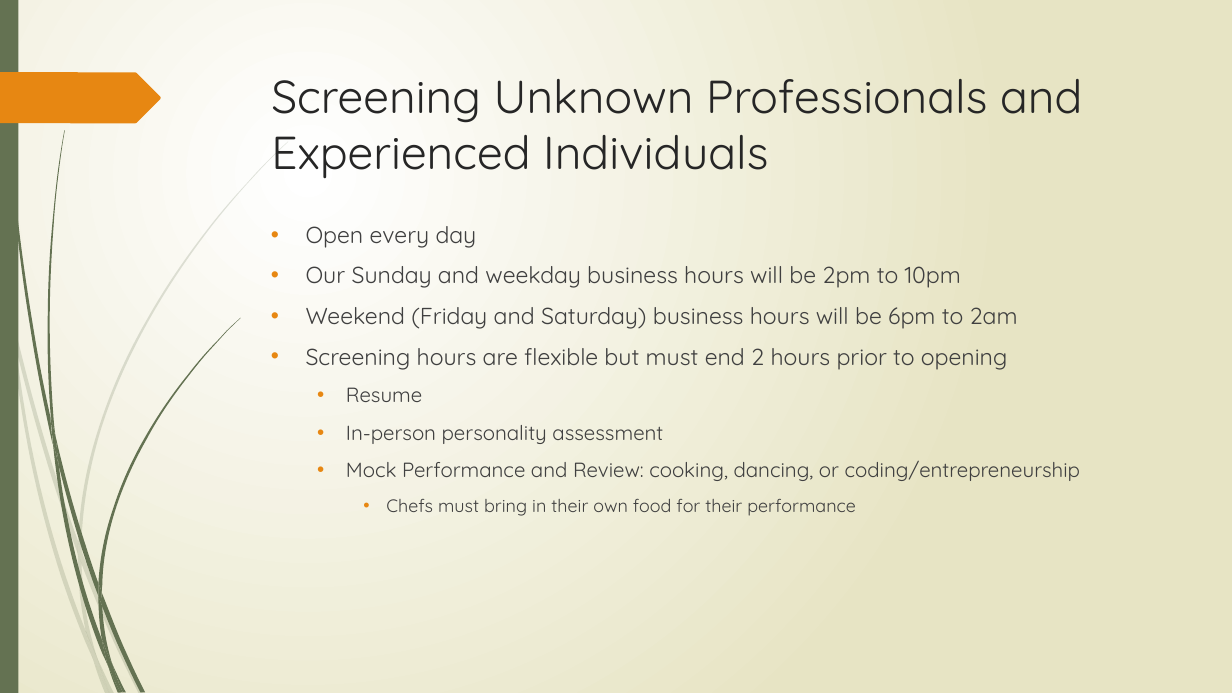
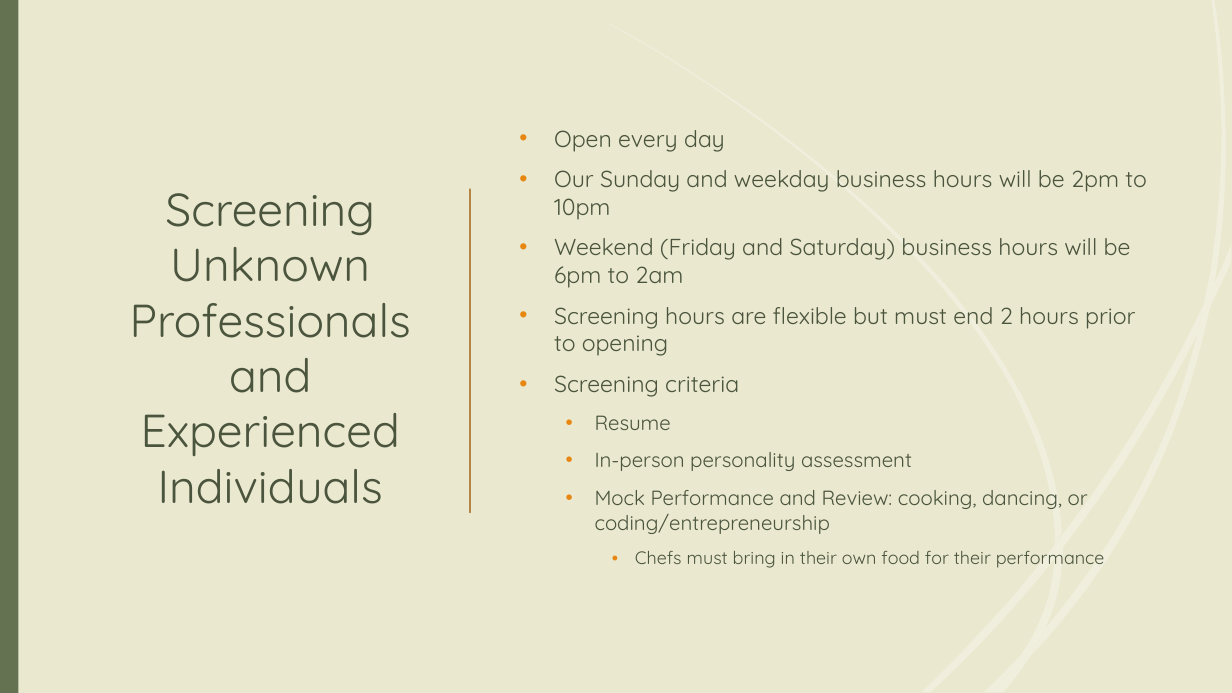
Before and after one commit to tieje/dogen, a slide deck: slide 14 of Presentation/SocialHub_FrancisT_06_23_2020.pptx. Drawn at 1232x693 pixels with LibreOffice and Linux fonts; fonts in the diff are those of the drawing. Boxes give left, top, right and bottom in pixels: in the first picture for what was removed or moved away, otherwise in the second. Text is boxed around its words. In the diff, an @@ line names an element or a change of style, - is before the commit and + after.

```diff
--- a/Presentation/SocialHub_FrancisT_06_23_2020.pptx
+++ b/Presentation/SocialHub_FrancisT_06_23_2020.pptx
@@ background gradient #FFFFFF to #E8E6C4 to #EAE8CF @@
@@ rectangle removed at [0, 0, 18, 693] @@
@@ rectangle added at [0, 0, 1232, 693], fill #EAE8CF @@
@@ rectangle added at [0, 0, 18, 693], fill #647252 @@
@@ title "Screening Unknown Professionals and Experienced ...": place and size @@
-title "Screening Unknown Professionals and Experienced ..." at [271, 79, 1082, 178]
+title "Screening Unknown Professionals and Experienced ..." at [130, 193, 411, 504]
@@ title "Screening Unknown Professionals and Experienced ..." at [130, 193, 411, 504]: text colour #262626 to #4B563E; alignment left to centre; vertical alignment top to middle @@
@@ text "Open every day": place and size @@
-text "Open every day" at [306, 226, 1080, 516]
+text "Open every day" at [554, 130, 1146, 568]
@@ text "Open every day" at [554, 130, 1146, 568]: vertical alignment top to middle @@
@@ text at [554, 130, 1146, 568]: text colour #404040 to #4B563E @@
@@ line added from (470, 189) to (470, 513), #B38648 1.25 pt @@
@@ text at [554, 375, 739, 397]: paragraph added @@
+• Screening criteria
@@ group removed at [10, 141, 288, 660]: 5 freeform shapes @@
@@ group removed at [47, 130, 240, 667]: 7 freeform shapes @@
@@ group added at [607, 0, 1232, 692]: 12 freeform shapes @@
```
Also in this commit, not shown: 9 other slides changed, 2 slides added, 2 other files.
